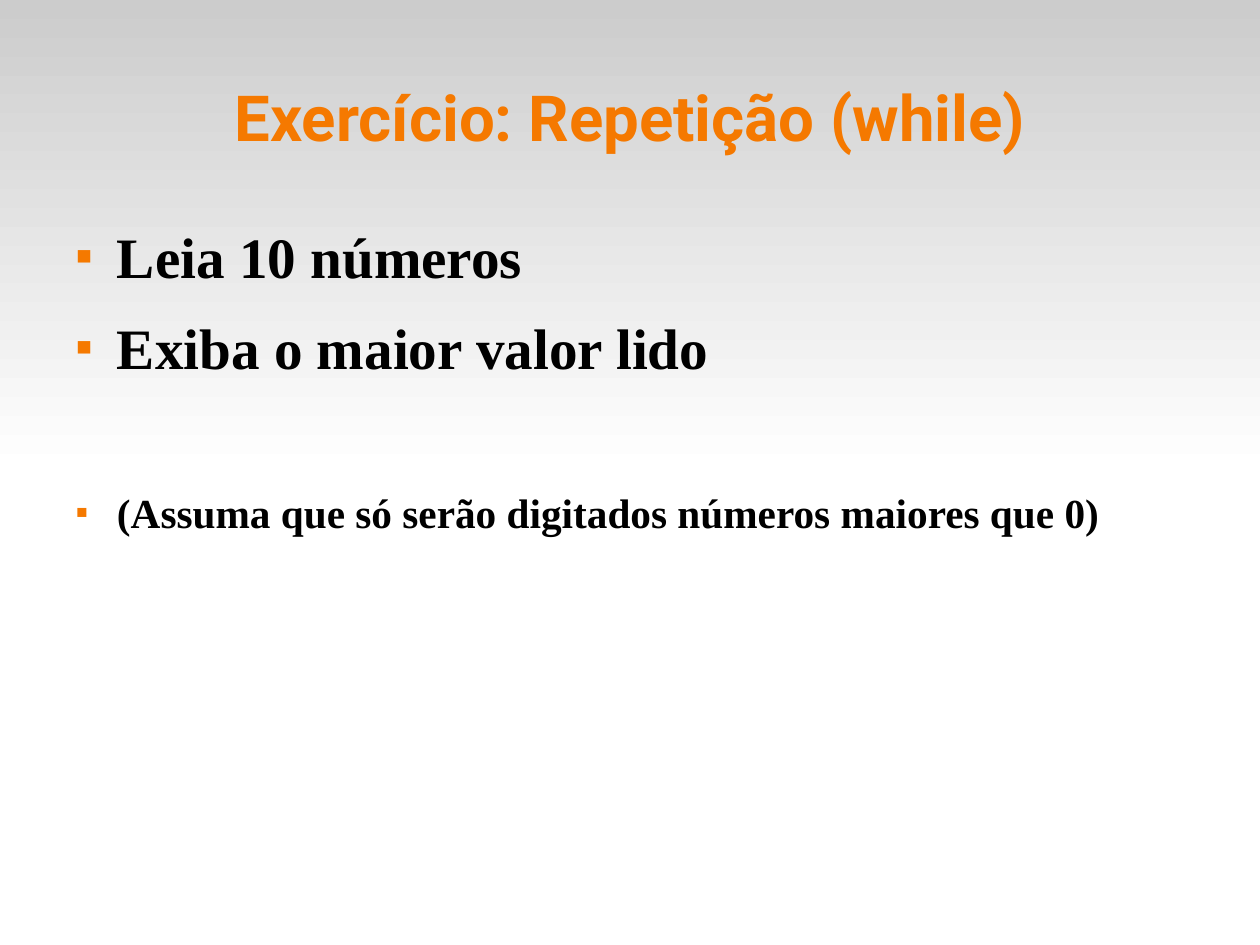
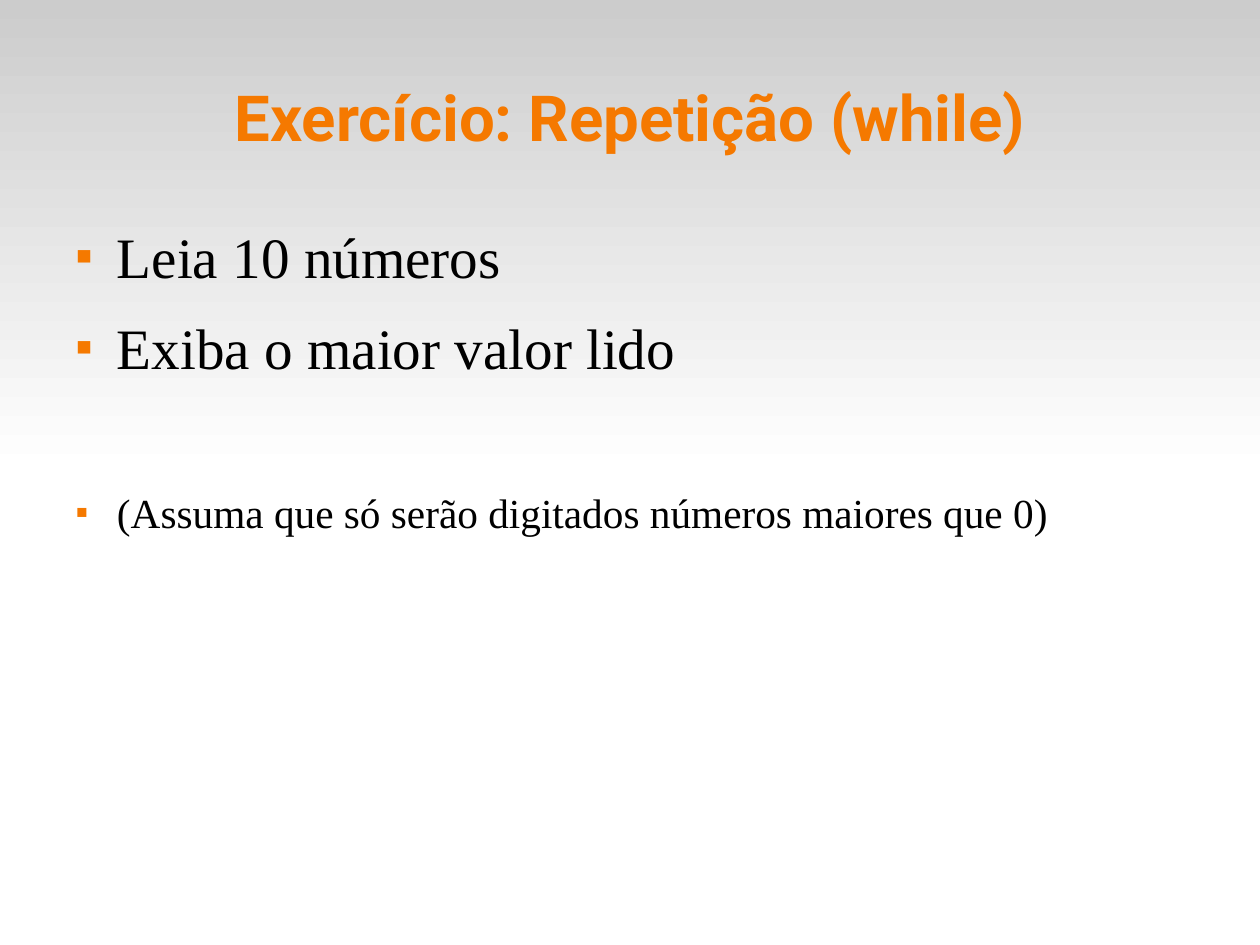
Before and after one commit to fsantanna-uerj/IPD, a slide deck: slide 30 of slides/ipd-03.odp (slide 27 before the commit). Drawn at 1260x945 pixels with LibreOffice and Linux fonts; fonts in the diff are those of the drawing. Boxes give left, top, right and bottom in pixels: in the first picture for what was removed or moved away, otherwise in the second. Text is boxed around its words. In the diff, an @@ line names an element or a change of style, - is before the commit and + after.

```diff
--- a/slides/ipd-03.odp
+++ b/slides/ipd-03.odp
@@ text "Leia 10 números" at box(117, 238, 1047, 536): bold off @@
```
Also in this commit, not shown: 5 other slides changed, 3 slides added, 1 other file.
